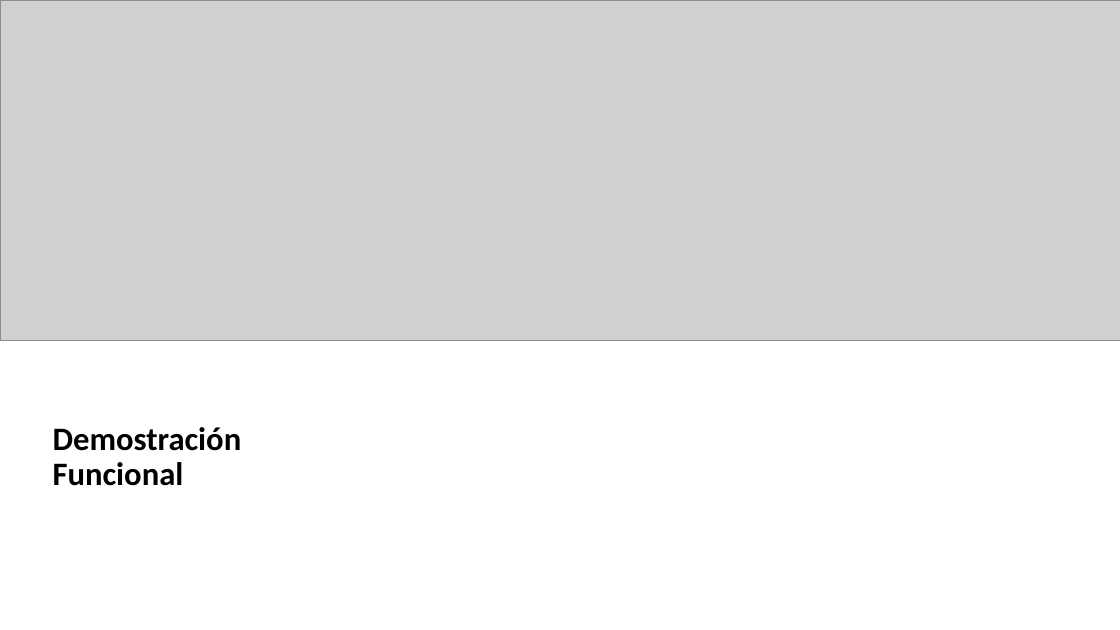
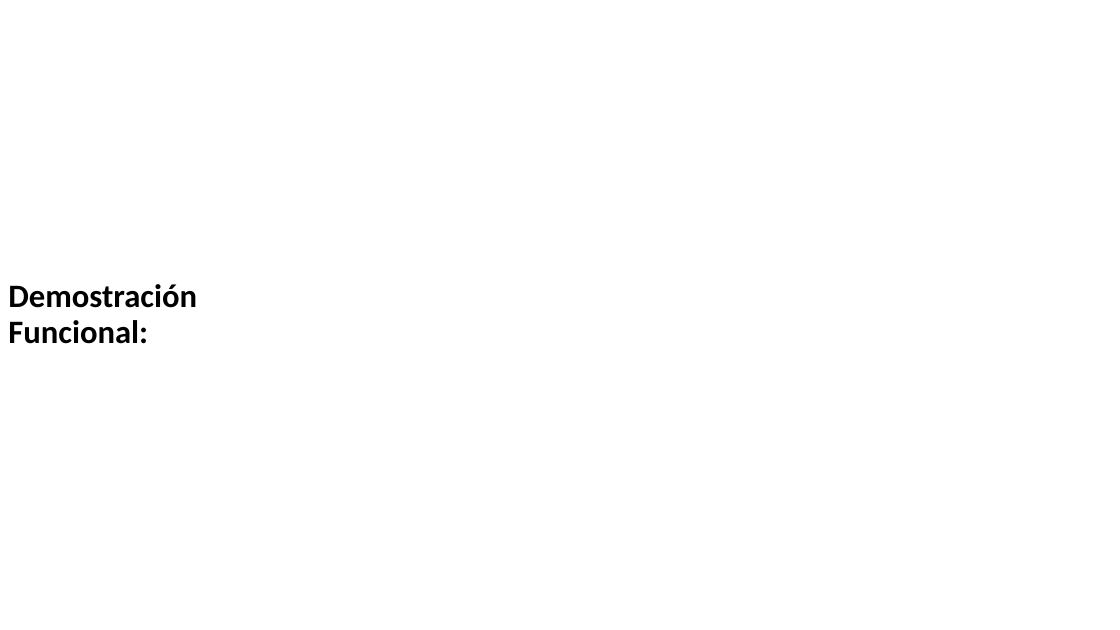
Before and after one commit to Gabrielavendano/2024_2_MA_CAPSTONE_001D_GRUPO_08, a slide deck: slide 23 of Fase 2/Evidencias Proyecto/PRESENTACION-PARCIAL 2.pptx (slide 16 before the commit). Drawn at 1120x630 pixels with LibreOffice and Linux fonts; fonts in the diff are those of the drawing; grey boxes stand for pictures. Boxes give left, top, right and bottom in pixels: in the first picture for what was removed or moved away, otherwise in the second. Text is boxed around its words. In the diff, an @@ line names an element or a change of style, - is before the commit and + after.

```diff
--- a/Fase 2/Evidencias Proyecto/PRESENTACION-PARCIAL 2.pptx
+++ b/Fase 2/Evidencias Proyecto/PRESENTACION-PARCIAL 2.pptx
@@ picture removed at (0,0,1120,341) @@
@@ title at (8,284,197,344): text changed @@
-Demostración Funcional
+Demostración Funcional:
```
Also in this commit, not shown: 5 other slides changed, 8 slides added, 1 slide removed, 28 other files.
